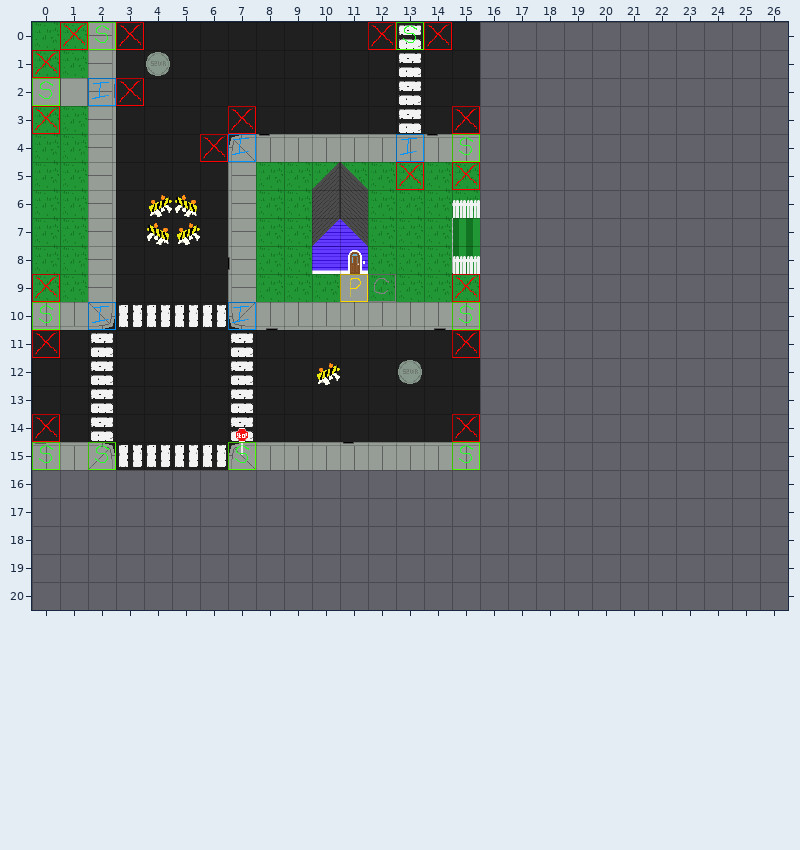
Level history. Tiled map: assets/maps/level1_new.tmx. This is how it looked before the edit.
Cells are 32x32 px. Shown: x 0..26, y 0..20. The old version is drawn lined up with the new one.
After the commit:
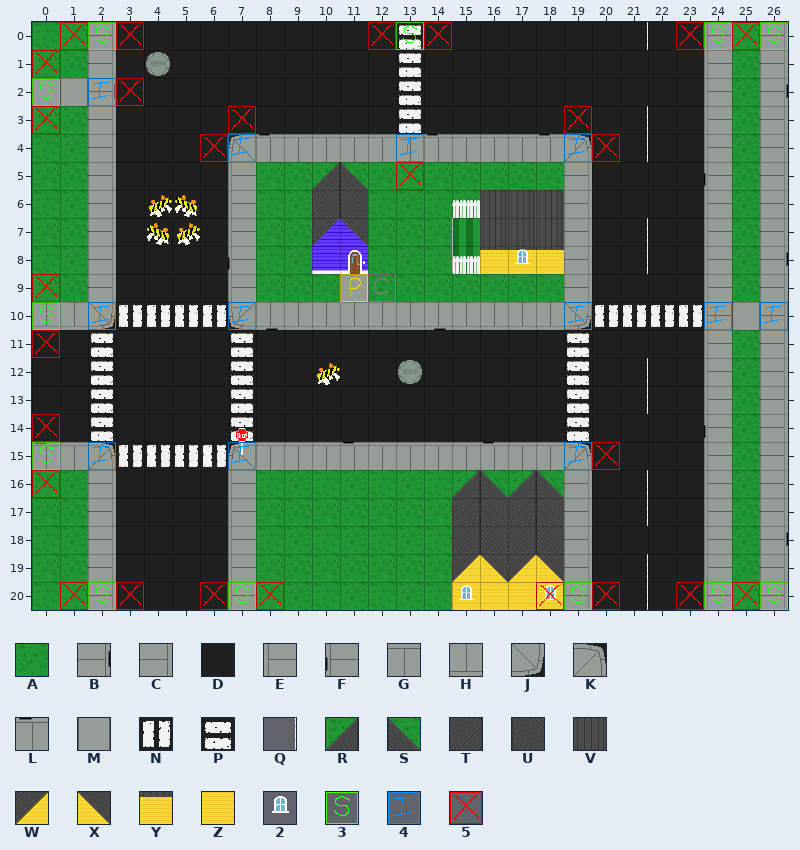
Key: from "city": A 0, B 3, C 4, D 5, E 6, F 7, G 9, H 14, J 16, K 18, L 19, M 20, N 25, P 26, Q 35, R 51, S 52, T 61, U 62, V 70, W 71, X 72, Y 80, Z 81, 2 95; from "pathingGraph": 3 0, 4 1, 5 5.
_ is an empty cell.
From the commit log: Expanded level 1 to fill the screen.
Edits made:
map size 16x16 -> 27x21 cells
Layer "ground_layer":
There is now tile A in rows 0 to 4 at x 25; in row 5 at x 16 to 18 and 25; in rows 6 to 8 at x 25; in row 9 at x 16 to 18 and 25; in rows 11 to 15 at x 25; in rows 16 to 20 at x 0 to 1, 8 to 14 and 25.
There is now tile B in row 2 at x 26; in row 8 at x 26; in row 18 at x 26.
There is now tile C in rows 0 to 1 at x 26; in rows 3 to 4 at x 26; in rows 5 to 7 at x 19 and 26; in row 8 at x 19; in row 9 at x 19 and 26; in rows 10 to 15 at x 26.
There is now tile C in rows 16 to 17 at x 2, 19 and 26; in row 18 at x 2 and 19; in rows 19 to 20 at x 2, 19 and 26.
There is now tile D in rows 0 to 3 at x 16 to 23; in rows 4 to 9 at x 20 to 23; in rows 11 to 14 at x 16 to 18 and 20 to 23; in row 15 at x 20 to 23; in rows 16 to 20 at x 3 to 6 and 20 to 23.
There is now tile E in rows 0 to 4 at x 24; in rows 6 to 13 at x 24; in row 15 at x 24; in rows 16 to 20 at x 7 and 24.
There is now tile F in row 5 at x 24; in row 14 at x 24.
There is now tile G in row 4 at x 16 to 17; in row 15 at x 17 to 18.
There is now tile H in row 10 at x 16 to 18.
There is now tile J in row 10 at x 19.
There is now tile K in row 4 at x 19; in row 15 at x 19.
There is now tile L in row 4 at x 18; in row 15 at x 16.
There is now tile M in row 10 at x 25.
There is now tile N in row 10 at x 20 to 23.
There is now tile P in rows 11 to 14 at x 19.
There is now tile R in row 16 at x 15 and 17.
There is now tile S in row 16 at x 16 and 18.
There is now tile T in rows 17 to 18 at x 15 and 17.
There is now tile U in rows 17 to 18 at x 16 and 18.
There is now tile V in rows 6 to 7 at x 16 to 18.
There is now tile W in row 19 at x 15 and 17.
There is now tile X in row 19 at x 16 and 18.
There is now tile Y in row 8 at x 16 to 18.
There is now tile Z in row 20 at x 15 to 18.
Layer "decorations":
There is now tile 2 in row 8 at x 17; in row 20 at x 15 and 18.
There is now tile Q in row 0 at x 21; in rows 3 to 4 at x 21; in rows 7 to 8 at x 21; in rows 12 to 13 at x 21; in rows 16 to 17 at x 21; in rows 19 to 20 at x 21.
Layer "complete nodes":
There is now tile 3 in row 0 at x 24 and 26; in row 20 at x 2, 7, 19, 24 and 26.
The edit turns tile 3 into tile 4 in row 15 at x 2 and 7.
There is now tile 4 in row 4 at x 19; in row 10 at x 19, 24 and 26; in row 15 at x 19.
There is now tile 5 in row 0 at x 23 and 25; in row 3 at x 19; in row 4 at x 20; in row 15 at x 20; in row 16 at x 0; in row 20 at x 1, 3, 6, 8, 18, 20, 23 and 25.
Tile 3 is removed in row 4 at x 15; in row 10 at x 15; in row 15 at x 15.
Tile 5 is removed in row 3 at x 15; in row 5 at x 15; in row 9 at x 15; in row 11 at x 15; in row 14 at x 15.
